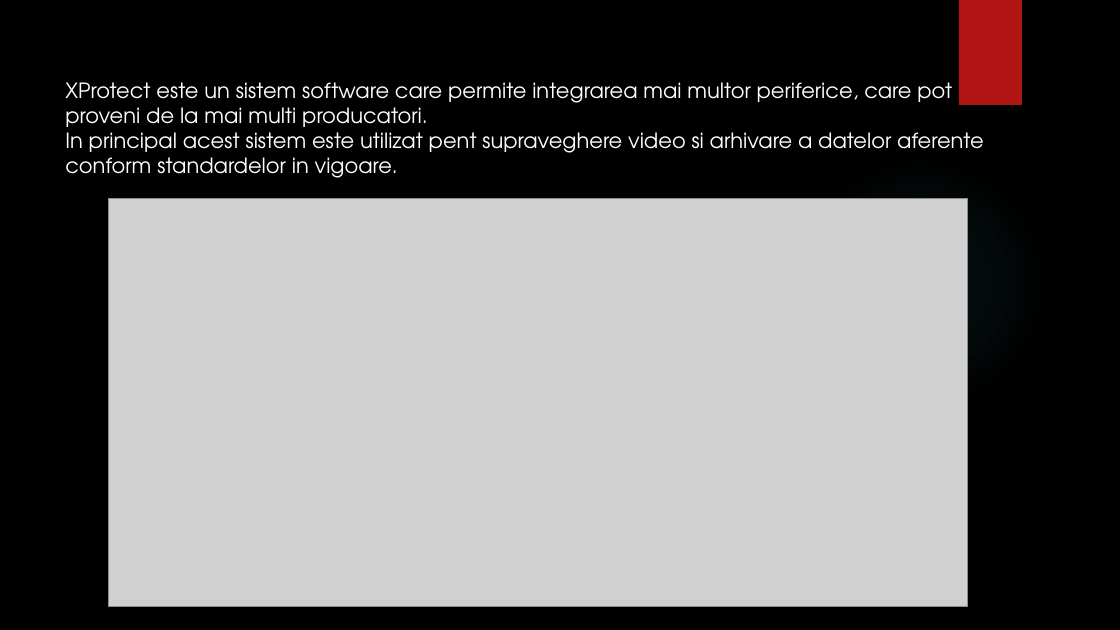
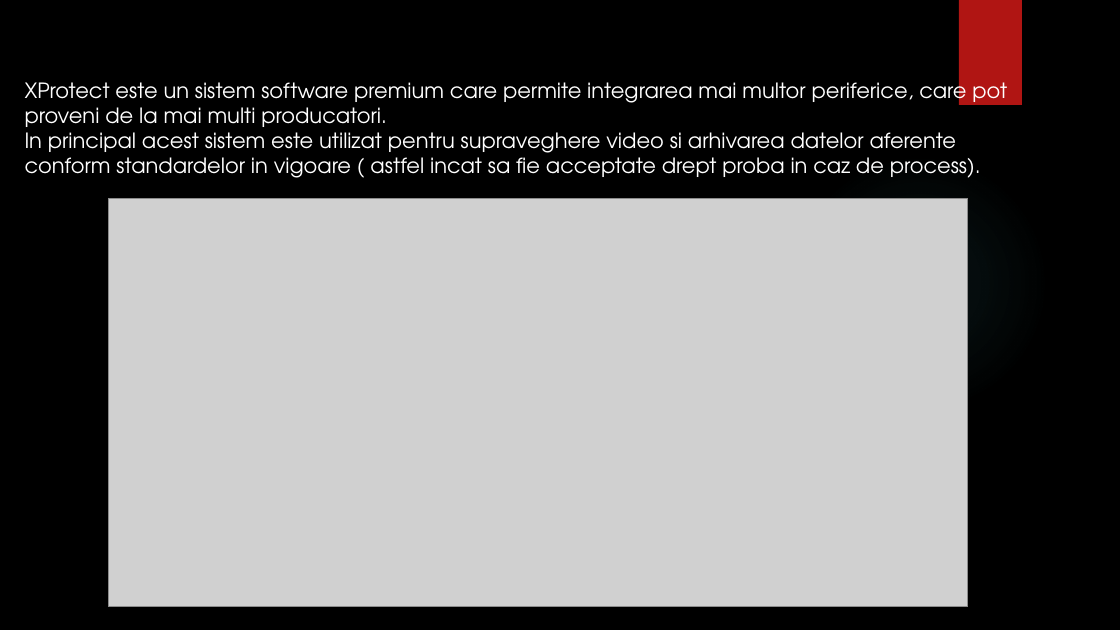
Before and after one commit to immortal-sniper1/BEIA-, a slide deck: slide 2 of prezentare XPROTECT.pptx. Drawn at 1120x630 pixels with LibreOffice and Linux fonts; fonts in the diff are those of the drawing; grey boxes stand for pictures; background and template pictures are left out. Boxes give left, top, right and bottom in pixels: in the first picture for what was removed or moved away, otherwise in the second. Text is boxed around its words. In the diff, an @@ line names an element or a change of style, - is before the commit and + after.

```diff
--- a/prezentare XPROTECT.pptx
+++ b/prezentare XPROTECT.pptx
@@ text at [25,76,1007,178]: text changed @@
-XProtect este un sistem software care permite integrarea mai multor periferice, care pot proveni de la mai multi producatori.
-In principal acest sistem este utilizat pent supraveghere video si arhivare a datelor aferente conform standardelor in vigoare.
+XProtect este un sistem software premium care permite integrarea mai multor periferice, care pot proveni de la mai multi producatori.
+In principal acest sistem este utilizat pentru supraveghere video si arhivarea datelor aferente conform standardelor in vigoare ( astfel incat sa fie acceptate drept proba in caz de process).
```
Also in this commit, not shown: 4 other slides changed, 3 other files.
